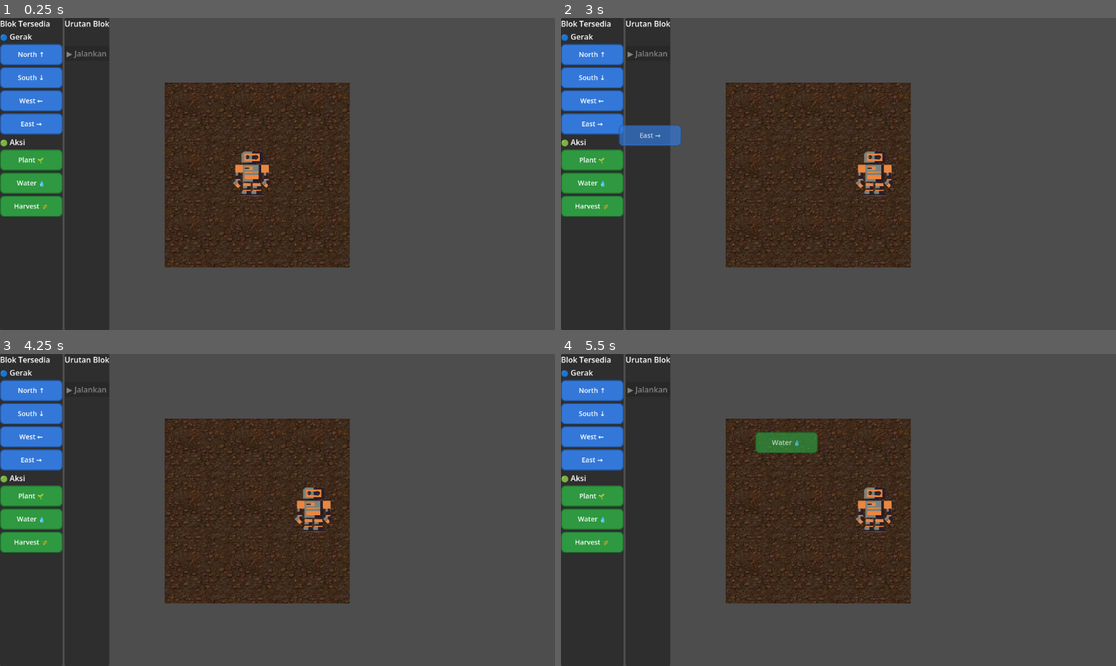
Above: before the commit, frames 1-4 (two rows, left to right).
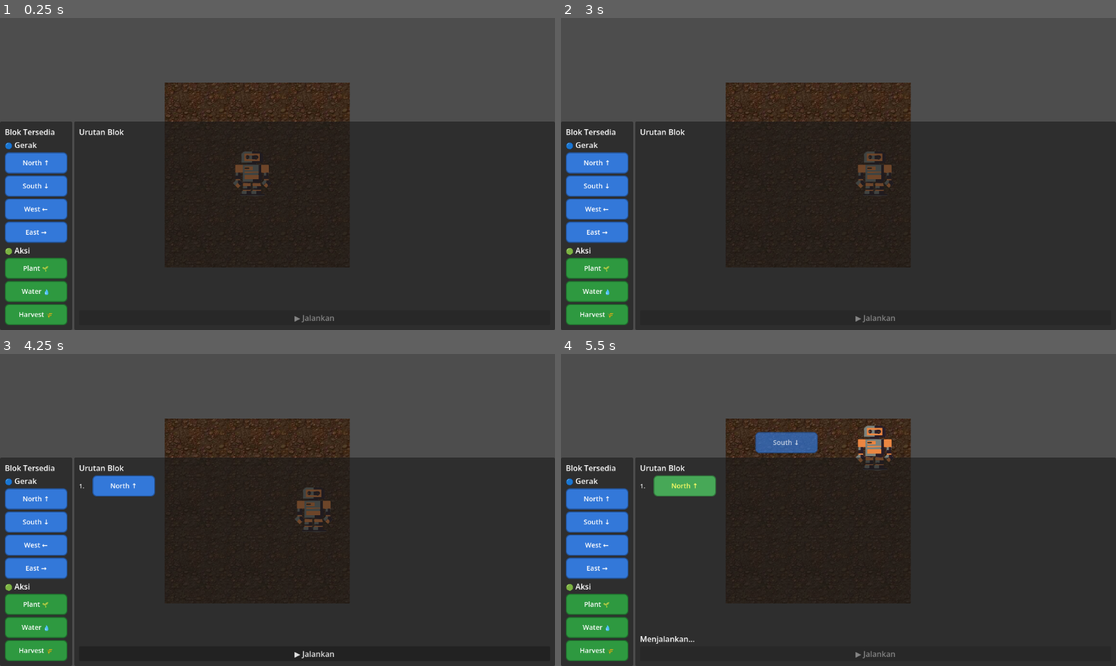
Above: after the commit, the same moments.

Repository: Kemas-Nayar/petani-gen-z
Game: Godot game, scene res://node_2d.tscn
The game is run twice, just before and just after one commit, with the same random seed, the same clock (stepped at 60 frames per second) and the same inputs.
Inputs (mouse positions are in pixels of both pictures, inside the frame that each line leads up to):
- Up to frame 1 (0.25 s): no input
- Up to frame 2 (3 s): tap Enter at 0.5 s; drag from (594, 55) to (894, 105) at 0.52 s; drag from (594, 77) to (810, 236) at 1.27 s; move the mouse to (594, 102) at 2.02 s; hold Right (ui_right) 2.03-2.75 s; tap X (action_water) at 2.1 s; click (594, 102) at 2.17 s; tap Space at 2.75 s; drag from (594, 124) to (672, 127) at 2.77 s
- Up to frame 3 (4.25 s): drag from (33, 497) to (305, 510) at 3.52 s
- Up to frame 4 (5.5 s): click (877, 653) at 4.25 s, where only the run after the commit has a clickable "▶ Jalankan"; tap Enter at 5 s; drag from (594, 519) to (755, 432) at 5.02 s

The runs differ from the first frame. In frame 1, 56% of the frame differs, in the area x 0-100%, y 0-100%; in frame 2, 57%; in frame 3, 57%; in frame 4, 58%.

Commit message:
Fix BlockUI bottom bar layout and panel sizing.
Anchor the block editor to a 220px bottom strip with margins and expand flags so the palette and sequence panels lay out correctly.

Co-authored-by: Cursor <cursoragent@cursor.com>

Diff:
--- a/node_2d.tscn
+++ b/node_2d.tscn
@@ -112,18 +112,25 @@
 [node name="BlockUI" type="CanvasLayer" parent="." unique_id=568883789]
 
 [node name="HBoxContainer" type="HBoxContainer" parent="BlockUI" unique_id=267138880]
-anchors_preset = -1
+anchors_preset = 12
+anchor_top = 1.0
 anchor_right = 1.0
 anchor_bottom = 1.0
+offset_top = -220.0
 grow_horizontal = 2
-grow_vertical = 2
+grow_vertical = 0
 
 [node name="BlockPalette" type="PanelContainer" parent="BlockUI/HBoxContainer" unique_id=74384847]
 layout_mode = 2
+size_flags_vertical = 3
 script = ExtResource("11_x0ka3")
 
 [node name="MarginContainer" type="MarginContainer" parent="BlockUI/HBoxContainer/BlockPalette" unique_id=1006243797]
 layout_mode = 2
+theme_override_constants/margin_left = 10
+theme_override_constants/margin_top = 10
+theme_override_constants/margin_right = 10
+theme_override_constants/margin_bottom = 10
 
 [node name="VBox" type="VBoxContainer" parent="BlockUI/HBoxContainer/BlockPalette/MarginContainer" unique_id=1074028377]
 layout_mode = 2
@@ -154,13 +161,20 @@
 
 [node name="BlockSequence" type="PanelContainer" parent="BlockUI/HBoxContainer" unique_id=1157670654]
 layout_mode = 2
+size_flags_horizontal = 3
+size_flags_vertical = 3
 script = ExtResource("12_0h7mo")
 
 [node name="MarginContainer" type="MarginContainer" parent="BlockUI/HBoxContainer/BlockSequence" unique_id=651272657]
 layout_mode = 2
+theme_override_constants/margin_left = 10
+theme_override_constants/margin_top = 10
+theme_override_constants/margin_right = 10
+theme_override_constants/margin_bottom = 10
 
 [node name="VBox" type="VBoxContainer" parent="BlockUI/HBoxContainer/BlockSequence/MarginContainer" unique_id=695209406]
 layout_mode = 2
+size_flags_vertical = 3
 
 [node name="Label" type="Label" parent="BlockUI/HBoxContainer/BlockSequence/MarginContainer/VBox" unique_id=1765524022]
 layout_mode = 2
@@ -168,6 +182,7 @@
 
 [node name="SlotContainer" type="VBoxContainer" parent="BlockUI/HBoxContainer/BlockSequence/MarginContainer/VBox" unique_id=1431481910]
 layout_mode = 2
+size_flags_vertical = 3
 
 [node name="StatusLabel" type="Label" parent="BlockUI/HBoxContainer/BlockSequence/MarginContainer/VBox" unique_id=626743409]
 layout_mode = 2
